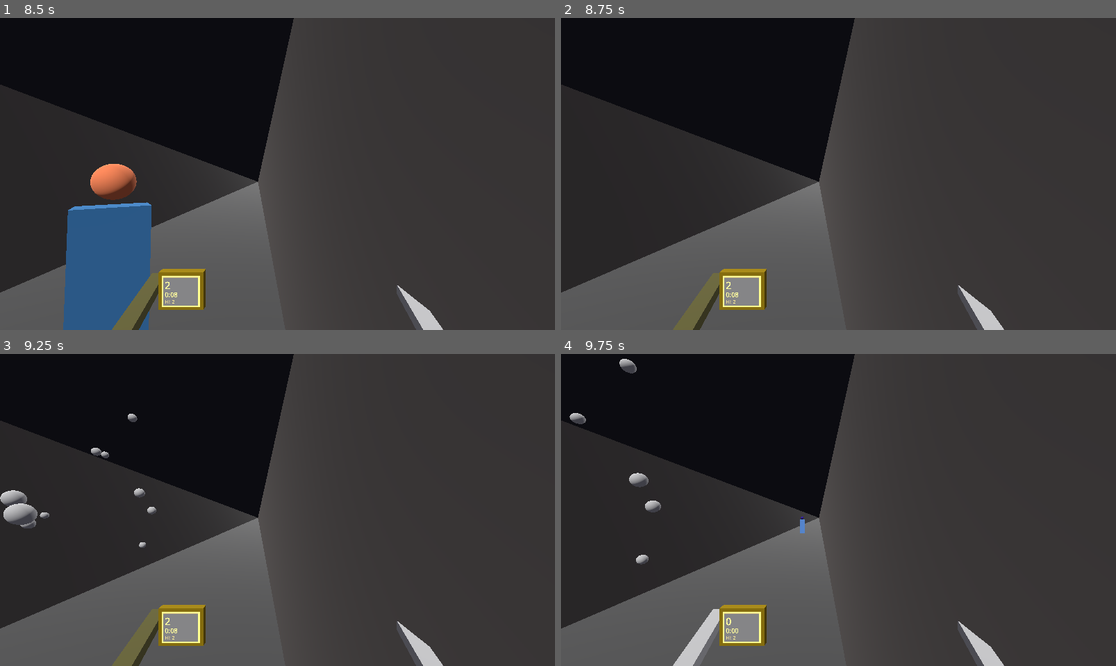
Above: before the commit, frames 1-4 (two rows, left to right).
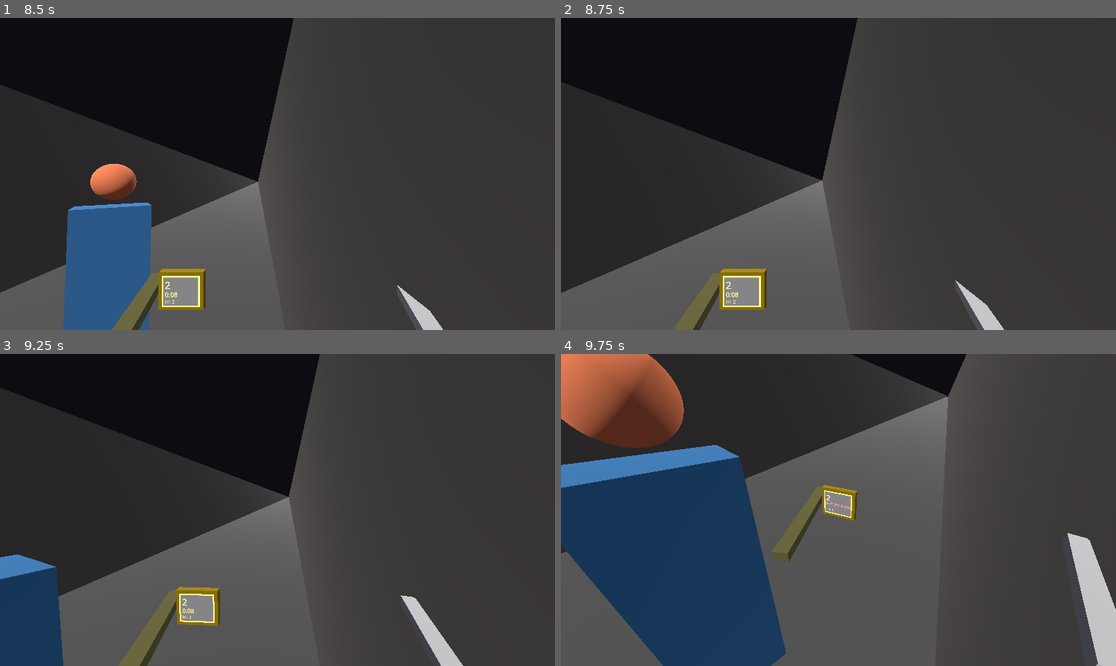
Above: after the commit, the same moments.

Repository: NoahKastin/take-a-stab
Game: Godot game, scene res://scenes/main.tscn
Two runs of this game, one before a commit and one after it. Both use one fixed random seed, a clock stepped at 60 frames per second and the inputs below.
Inputs (mouse positions are in pixels of both pictures, inside the frame that each line leads up to):
- Up to frame 1 (8.5 s): tap Enter at 0.5, 3.5 s; move the mouse to (305, 174) at 0.52 s; press the mouse at (305, 174) at 0.53 s; hold W (move_forward) 0.53-5.78 s; move the mouse to (249, 174) at 1.27 s; release the mouse at (249, 174) at 1.28 s; right-click (249, 174) at 1.35 s; move the mouse to (288, 167) at 2.02 s; press the mouse at (288, 167) at 2.03 s; tap Space at 2.75, 5.75 s; move the mouse to (271, 180) at 2.77 s; release the mouse at (271, 180) at 2.78 s; right-click (271, 180) at 2.85 s; move the mouse to (316, 177) at 3.52 s; press the mouse at (316, 177) at 3.53 s; move the mouse to (233, 170) at 4.27 s; release the mouse at (233, 170) at 4.28 s; right-click (233, 170) at 4.35 s; move the mouse to (283, 174) at 5.02 s; press the mouse at (283, 174) at 5.03 s; move the mouse to (255, 167) at 5.77 s; release the mouse at (255, 167) at 5.78 s; hold D (strafe_right) 5.78-6.53 s; right-click (255, 167) at 5.85 s; move the mouse to (305, 174) at 6.52 s; press the mouse at (305, 174) at 6.53 s; hold W (move_forward) from 6.53 s (still down); move the mouse to (249, 174) at 7.27 s; release the mouse at (249, 174) at 7.28 s; right-click (249, 174) at 7.35 s; move the mouse to (288, 167) at 8.02 s; press the mouse at (288, 167) at 8.03 s
- Up to frame 2 (8.75 s): keep holding W (move_forward)
- Up to frame 3 (9.25 s): move the mouse to (271, 516) at 8.77 s; release W (move_forward) at 8.78 s; release the mouse at (271, 516) at 8.78 s; hold A (strafe_left) from 8.78 s (still down); right-click (271, 516) at 8.85 s
- Up to frame 4 (9.75 s): move the mouse to (877, 513) at 9.52 s; release A (strafe_left) at 9.53 s; press the mouse at (877, 513) at 9.53 s; hold W (move_forward) from 9.53 s (still down)

Frame 1 is identical in both runs. In frame 2, 0.8% of the frame differs, in the area x 0-78%, y 0-94%; in frame 3, 17%; in frame 4, 56%, in the area x 0-100%, y 0-100%.

Commit message:
Implement death sequence: camera pans to watch, pulsing Play Again, auto-stab reset
When bitten: camera smoothly resets mouse-look, pans down to the watch
where "PLAY AGAIN" pulses in red. Clicking pans back up, auto-stabs
the biting zombie (silver blood), resets score, and resumes play.
Surviving zombies freeze during the sequence and resume after.

Co-Authored-By: Claude Opus 4.6 <noreply@anthropic.com>

Diff:
--- a/scenes/main.gd
+++ b/scenes/main.gd
@@ -146,16 +146,12 @@
 
 
 func _on_player_died() -> void:
-	# Graybox death: brief pause, clear zombies, reset
-	# TODO Phase 2: replace with camera pan to watch + "Play Again" button
-	for zombie in get_tree().get_nodes_in_group("zombies"):
-		if not zombie.is_dead:
-			zombie.die(Color.SILVER, Vector3.FORWARD)
-	await get_tree().create_timer(1.0).timeout
-	if not GameManager.is_playing:
-		GameManager.reset_score()
+	# Death sequence (camera pan, Play Again) handled by player.gd
+	# Zombies freeze via is_playing check in their _physics_process
+	pass
 
 
 func _on_game_reset() -> void:
 	spawn_cooldown = 0.0
-	_spawn_zombie()
+	if _get_active_zombie_count() < 1:
+		_spawn_zombie()
--- a/scenes/player/player.gd
+++ b/scenes/player/player.gd
@@ -35,6 +35,10 @@
 var right_stabbing := false
 var left_knife_color := DEFAULT_KNIFE_COLOR
 var right_knife_color := DEFAULT_KNIFE_COLOR
+var is_in_death_sequence := false
+var waiting_for_play_again := false
+var play_again_label: Label
+var flash_tween: Tween
 
 # Scene nodes (built in _ready)
 var camera_pivot: Node3D
@@ -147,6 +151,15 @@
 	highscore_label.add_theme_color_override("font_color", Color(0.7, 0.6, 0.15))
 	watch_viewport.add_child(highscore_label)
 
+	# "Play Again" (hidden until death sequence)
+	play_again_label = Label.new()
+	play_again_label.text = "► PLAY AGAIN"
+	play_again_label.position = Vector2(16, 68)
+	play_again_label.add_theme_font_size_override("font_size", 28)
+	play_again_label.add_theme_color_override("font_color", Color(1, 0.25, 0.2))
+	play_again_label.visible = false
+	watch_viewport.add_child(play_again_label)
+
 	# Watch is a child of camera_pivot (not left_arm) so it's always visible
 	# and doesn't bob during stab animations
 	var watch_node := Node3D.new()
@@ -206,7 +219,7 @@
 
 
 func _unhandled_input(event: InputEvent) -> void:
-	# ESC toggles mouse capture (for debugging)
+	# ESC toggles mouse capture (always available)
 	if event.is_action_pressed("ui_cancel"):
 		if Input.get_mouse_mode() == Input.MOUSE_MODE_CAPTURED:
 			Input.set_mouse_mode(Input.MOUSE_MODE_VISIBLE)
@@ -214,22 +227,28 @@
 			Input.set_mouse_mode(Input.MOUSE_MODE_CAPTURED)
 		return
 
+	# Click to capture mouse (required for web)
+	if event is InputEventMouseButton and event.pressed and Input.get_mouse_mode() != Input.MOUSE_MODE_CAPTURED:
+		Input.set_mouse_mode(Input.MOUSE_MODE_CAPTURED)
+		return
+
+	# During death sequence, any click triggers "Play Again"
+	if waiting_for_play_again:
+		if event is InputEventMouseButton and event.pressed:
+			waiting_for_play_again = false
+		return
+
 	if not GameManager.is_playing:
 		return
 
 	# Mouse look
-	if event is InputEventMouseMotion and Input.get_mouse_mode() == Input.MOUSE_MODE_CAPTURED:
+	if event is InputEventMouseMotion:
 		camera_rotation.x -= event.relative.y * MOUSE_SENSITIVITY
 		camera_rotation.y -= event.relative.x * MOUSE_SENSITIVITY
 		camera_rotation.x = clampf(camera_rotation.x, -CAMERA_CLAMP, CAMERA_CLAMP)
 		camera_rotation.y = clampf(camera_rotation.y, -CAMERA_CLAMP, CAMERA_CLAMP)
 		camera_pivot.rotation.x = camera_rotation.x
 		camera_pivot.rotation.y = camera_rotation.y
-
-	# Click to capture mouse first (required for web — browsers ignore capture without a user gesture)
-	if event is InputEventMouseButton and event.pressed and Input.get_mouse_mode() != Input.MOUSE_MODE_CAPTURED:
-		Input.set_mouse_mode(Input.MOUSE_MODE_CAPTURED)
-		return
 
 	# Stab inputs
 	if event.is_action_pressed("stab_left") and not left_stabbing:
@@ -364,7 +383,58 @@
 
 
 func _on_died() -> void:
-	pass  # Graybox: movement stops via is_playing check
+	is_in_death_sequence = true
+	_death_sequence()
+
+
+func _death_sequence() -> void:
+	# Reset camera pivot (undo any mouse-look offset)
+	var reset_tween := create_tween()
+	reset_tween.tween_property(camera_pivot, "rotation", Vector3.ZERO, 0.4).set_ease(Tween.EASE_IN_OUT)
+	await reset_tween.finished
+
+	# Pan camera down-left to the watch
+	var pan_tween := create_tween()
+	pan_tween.tween_property(camera, "rotation", Vector3(-0.51, 0.44, 0), 0.6) \
+		.set_ease(Tween.EASE_IN_OUT).set_trans(Tween.TRANS_QUAD)
+	await pan_tween.finished
+
+	# Show pulsing "PLAY AGAIN" on watch face
+	time_label.visible = false
+	play_again_label.visible = true
+	flash_tween = create_tween().set_loops()
+	flash_tween.tween_property(play_again_label, "modulate:a", 0.3, 0.5)
+	flash_tween.tween_property(play_again_label, "modulate:a", 1.0, 0.5)
+
+	# Wait for click
+	waiting_for_play_again = true
+	while waiting_for_play_again:
+		await get_tree().process_frame
+
+	# Clean up watch display
+	if flash_tween:
+		flash_tween.kill()
+		flash_tween = null
+	play_again_label.visible = false
+	play_again_label.modulate.a = 1.0
+	time_label.visible = true
+
+	# Pan camera back to center
+	var return_tween := create_tween()
+	return_tween.tween_property(camera, "rotation", Vector3.ZERO, 0.4) \
+		.set_ease(Tween.EASE_IN_OUT).set_trans(Tween.TRANS_QUAD)
+	await return_tween.finished
+
+	# Auto-stab the biting zombie (silver blood = distinct from normal kills)
+	var zombie = GameManager.biting_zombie
+	if zombie and is_instance_valid(zombie) and not zombie.is_dead:
+		var blood_dir: Vector3 = (zombie.global_position - global_position).normalized()
+		zombie.die(Color.SILVER, blood_dir)
+
+	# Reset and resume
+	camera_rotation = Vector2.ZERO
+	is_in_death_sequence = false
+	GameManager.reset_score()
 
 
 func _on_game_reset() -> void:
--- a/scenes/zombie/zombie.gd
+++ b/scenes/zombie/zombie.gd
@@ -112,7 +112,7 @@
 
 func _bite() -> void:
 	has_bitten = true
-	GameManager.player_bitten()
+	GameManager.player_bitten(self)
 
 
 func get_head_position() -> Vector3:
--- a/scripts/game_manager.gd
+++ b/scripts/game_manager.gd
@@ -10,6 +10,7 @@
 var time_elapsed: float = 0.0
 var is_playing: bool = true
 var high_score: int = 0
+var biting_zombie: Node = null
 
 const SAVE_PATH := "user://highscore.save"
 
@@ -44,9 +45,10 @@
 		file.store_32(high_score)
 
 
-func player_bitten() -> void:
+func player_bitten(zombie: Node = null) -> void:
 	if not is_playing:
 		return
+	biting_zombie = zombie
 	is_playing = false
 	player_died.emit()
 
@@ -54,6 +56,7 @@
 func reset_score() -> void:
 	kills = 0
 	time_elapsed = 0.0
+	biting_zombie = null
 	is_playing = true
 	game_reset.emit()
 
